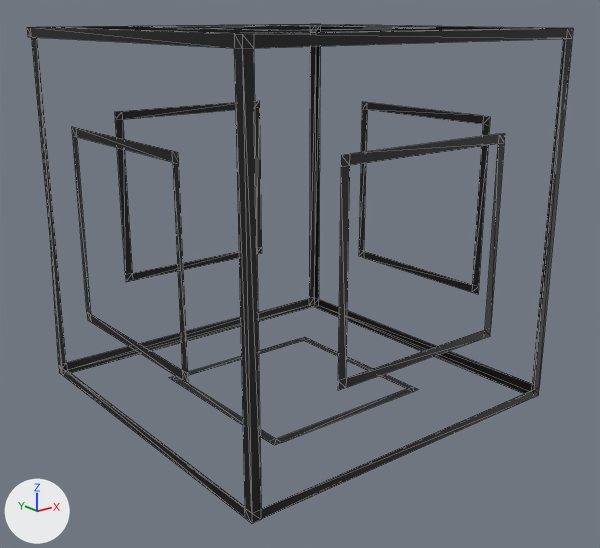
The glTF model 3d-models/meguru.gltf, before and after one commit.
Before and after are seen from a 50 mm lens placed at (-2.76, -3.52, 1.07), pointed at (-0.02, -0.1, -0.3). The lights are fixed; the arrows at lower left show +X, +Y and +Z. Mesh edges are drawn as thin lines. Vertices at the same position are counted once.
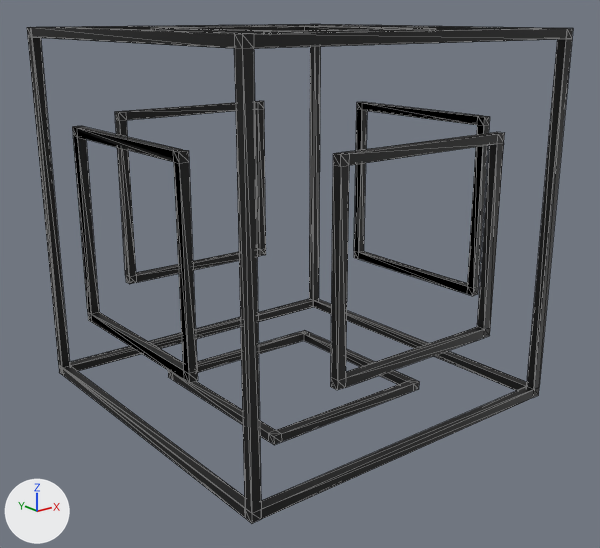
Scene script edits in JSON lines:
```json
{"block": "me_cube", "where": "# used by ob_cube; location = (0.0, 0.0, 0.0)"}
{"op": "remove", "block": "me_cube", "code": "me_cube.from_pydata(...)  # 152 vertices, 192 faces; spans x -1.0..1.0, y -1.0..1.0, z -1.0..1.0"}
{"op": "add", "block": "me_cube", "code": "me_cube.from_pydata(...)  # 248 vertices, 528 faces; spans x -1.0..1.0, y -1.0..1.0, z -1.0..1.0"}
{"block": "me_cube", "change": "me_cube part 1"}
{"block": "me_cube", "change": "5 faces are deleted"}
{"block": "me_cube", "change": "16 new vertices lie (0.0, -0.05, 0.0) away from vertices in x -0.52..0.52, y 1.0, z -0.52..0.52"}
{"block": "me_cube", "change": "16 new vertices lie (-0.05, 0.0, 0.0) away from vertices in x 1.0, y -0.52..0.52, z -0.52..0.52"}
{"block": "me_cube", "change": "16 new vertices lie (0.05, 0.0, 0.0) away from vertices in x -1.0, y -0.52..0.52, z -0.52..0.52"}
{"block": "me_cube", "change": "16 new vertices lie (0.0, 0.05, 0.0) away from vertices in x -0.52..0.52, y -1.0, z -0.52..0.52"}
{"block": "me_cube", "change": "16 new vertices lie (0.0, 0.0, -0.05) away from vertices in x -0.52..0.52, y -0.52..0.52, z 1.0"}
{"block": "me_cube", "change": "16 new vertices lie (0.0, 0.0, 0.05) away from vertices in x -0.52..0.52, y -0.52..0.52, z -1.0"}
{"block": "me_cube", "change": "341 new faces join them"}
{"block": "me_cube", "change": "me_cube part 2: 187 kept faces spanning x -1.0..1.0, y -1.0..1.0, z -1.0..1.0 get new texture (UV) coordinates"}
```

What differs and where, as boxes [x1, y1, x2, y2] in the pictures (600 x 548 px):
```json
{"part": 1, "of": "me_cube", "change": "built on", "before": [31, 37, 245, 508], "after": [28, 25, 566, 509]}
{"part": 2, "of": "me_cube", "change": "surface changed", "before": [28, 24, 567, 519], "after": [28, 24, 567, 519]}
```
